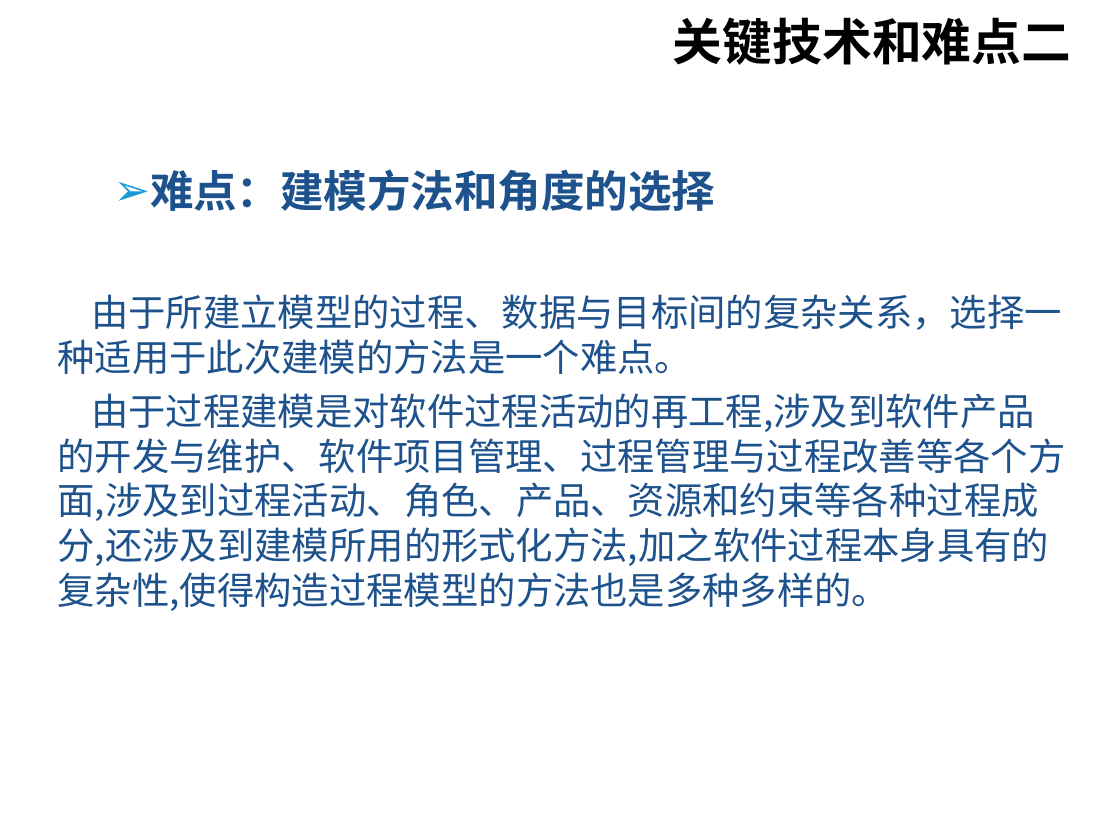
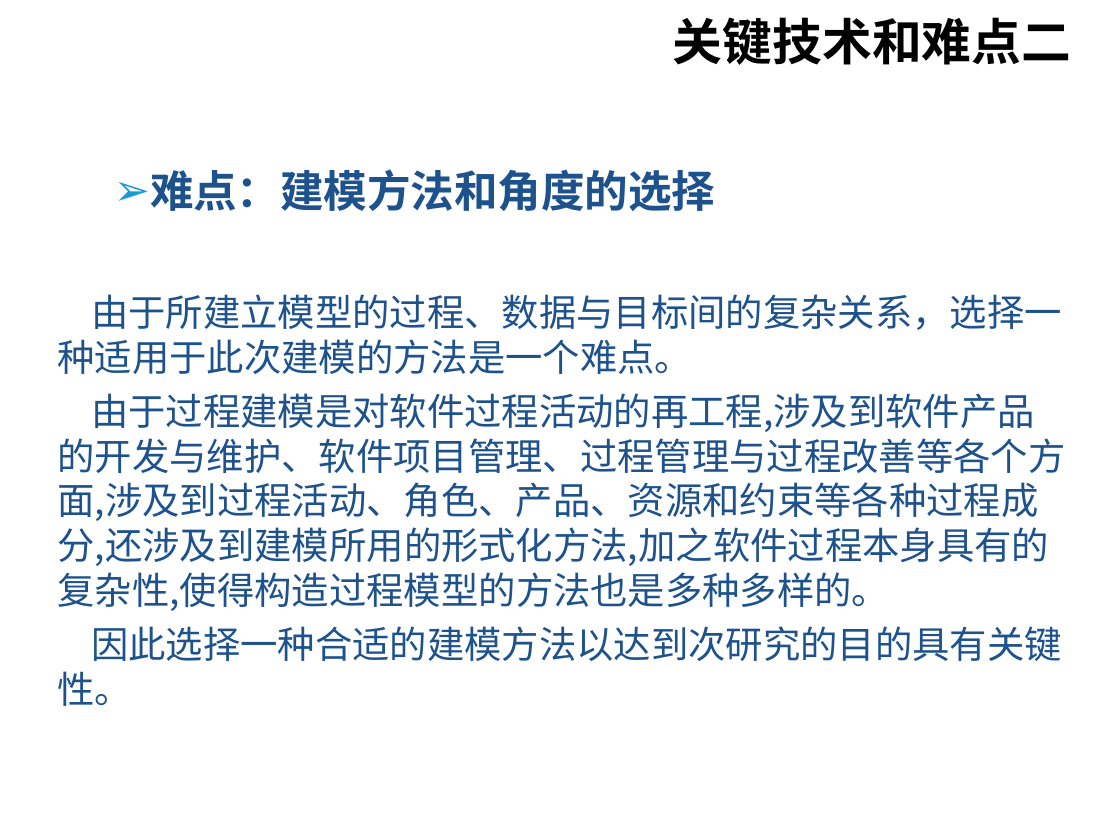
Before and after one commit to wangxydhc/for-graduate, a slide deck: slide 28 of paper/SY1506325_王鑫冶_中期检查报告.ppt. Drawn at 1120x840 pixels with LibreOffice and Linux fonts; fonts in the diff are those of the drawing; background and template pictures are left out. Boxes give left, top, right and bottom in pixels: in the first picture for what was removed or moved away, otherwise in the second. Text is boxed around its words. In the diff, an @@ line names an element or a change of style, - is before the commit and + after.

```diff
--- a/paper/SY1506325_王鑫冶_中期检查报告.ppt
+++ b/paper/SY1506325_王鑫冶_中期检查报告.ppt
@@ text at (x1=58, y1=626, x2=1062, y2=706): paragraph added @@
+因此选择一种合适的建模方法以达到次研究的目的具有关键性。
```
Also in this commit, not shown: 10 other slides changed, 2 slides added, 1 other file.
